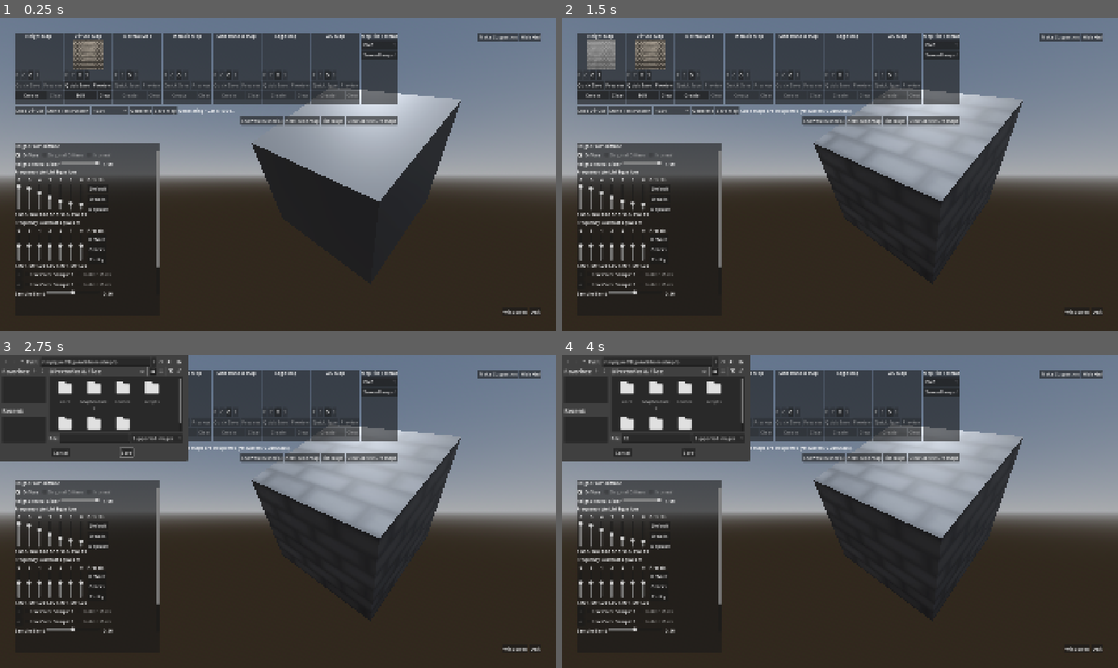
Above: before the commit, frames 1-4 (two rows, left to right).
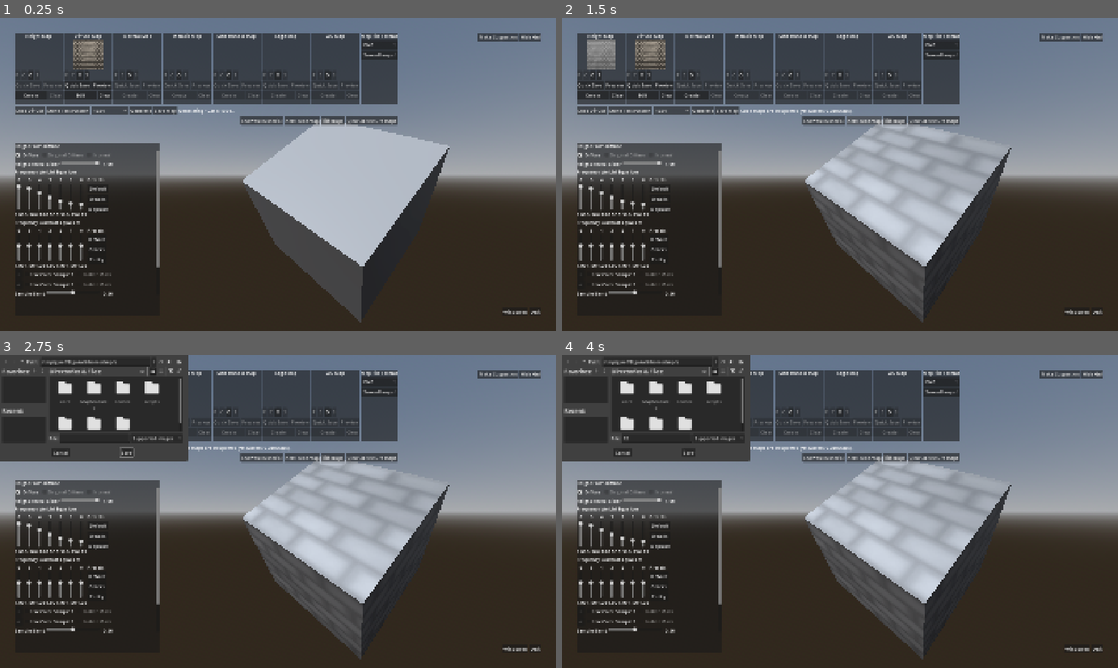
Above: after the commit, the same moments.

Repository: IllogicalDesigns/Godot_Materialize
Game: Godot game, scene res://scenes/main.tscn
The game is run twice, just before and just after one commit, with the same random seed, the same clock (stepped at 60 frames per second) and the same inputs.
Inputs (mouse positions are in pixels of both pictures, inside the frame that each line leads up to):
- Up to frame 1 (0.25 s): no input
- Up to frame 2 (1.5 s): click "next cube map" at 0.5 s; click "next cube map" at 1.25 s
- Up to frame 3 (2.75 s): click "O" at 2 s
- Up to frame 4 (4 s): click (656, 439) at 2.77 s; type "12" at 2.85 s; click (573, 361) at 3.5 s

The runs differ from the first frame. In frame 1, 14% of the frame differs, in the area x 43-83%, y 22-98%; in frame 2, 12%; in frame 3, 12%; in frame 4, 12%.

Commit message:
made show full material work

Diff:
--- a/scenes/main.tscn
+++ b/scenes/main.tscn
@@ -4,25 +4,24 @@
 [ext_resource type="PackedScene" uid="uid://cdxapiicdde1w" path="res://scenes/save_panel.tscn" id="2_sugp2"]
 [ext_resource type="Script" uid="uid://cttdhk31c1ie8" path="res://scripts/main.gd" id="3_main"]
 
-[sub_resource type="ProceduralSkyMaterial" id="ProceduralSkyMaterial_0wfyh"]
-sky_horizon_color = Color(0.66224277, 0.6717428, 0.6867428, 1)
-ground_horizon_color = Color(0.66224277, 0.6717428, 0.6867428, 1)
-
-[sub_resource type="Sky" id="Sky_sugp2"]
-sky_material = SubResource("ProceduralSkyMaterial_0wfyh")
-
-[sub_resource type="Environment" id="Environment_jyhfs"]
-background_mode = 2
-sky = SubResource("Sky_sugp2")
-glow_enabled = true
-
 [sub_resource type="StandardMaterial3D" id="StandardMaterial3D_616h8"]
-texture_filter = 3
 albedo_color = Color(0.5, 0.5, 0.5, 1)
 roughness = 0.6
 normal_enabled = true
 heightmap_enabled = true
 heightmap_scale = 0.5
+
+[sub_resource type="ProceduralSkyMaterial" id="ProceduralSkyMaterial_0wfyh"]
+sky_horizon_color = Color(0.66224277, 0.6717428, 0.6867428, 1)
+ground_horizon_color = Color(0.66224277, 0.6717428, 0.6867428, 1)
+
+[sub_resource type="Sky" id="Sky_sugp2"]
+sky_material = SubResource("ProceduralSkyMaterial_0wfyh")
+
+[sub_resource type="Environment" id="Environment_jyhfs"]
+background_mode = 2
+sky = SubResource("Sky_sugp2")
+glow_enabled = true
 
 [sub_resource type="BoxMesh" id="BoxMesh_616h8"]
 material = SubResource("StandardMaterial3D_616h8")
@@ -60,7 +59,7 @@
 environment = SubResource("Environment_jyhfs")
 
 [node name="DirectionalLight3D" type="DirectionalLight3D" parent="." unique_id=1170076995]
-transform = Transform3D(-0.8660254, -0.43301278, 0.25, 0, 0.49999997, 0.86602545, -0.50000006, 0.75, -0.43301266, 0, 0, 0)
+transform = Transform3D(0.025299385, -0.84605336, -0.5324975, 0.4523058, -0.46534008, 0.76084036, -0.8915039, -0.26010054, 0.37090194, 0, 0, 0)
 shadow_enabled = true
 
 [node name="UI" type="MarginContainer" parent="." unique_id=733213221]
@@ -191,7 +190,7 @@
 layout_mode = 2
 
 [node name="Camera3D" type="Camera3D" parent="." unique_id=700108628]
-transform = Transform3D(1, 0, 0, 0, 1, 0, 0, 0, 1, -0.60468626, 0, 1.7549264)
+transform = Transform3D(1, 0, 0, 0, 1, 0, 0, 0, 1, -0.53061676, 0.29229593, 1.7549264)
 
 [node name="MeshInstance3D" type="MeshInstance3D" parent="." unique_id=727868728]
 transform = Transform3D(0.65848535, -0.253429, -0.70864046, -0.36455423, 0.7163454, -0.5949368, 0.6584055, 0.650095, 0.37931424, 0, 0, 0)
